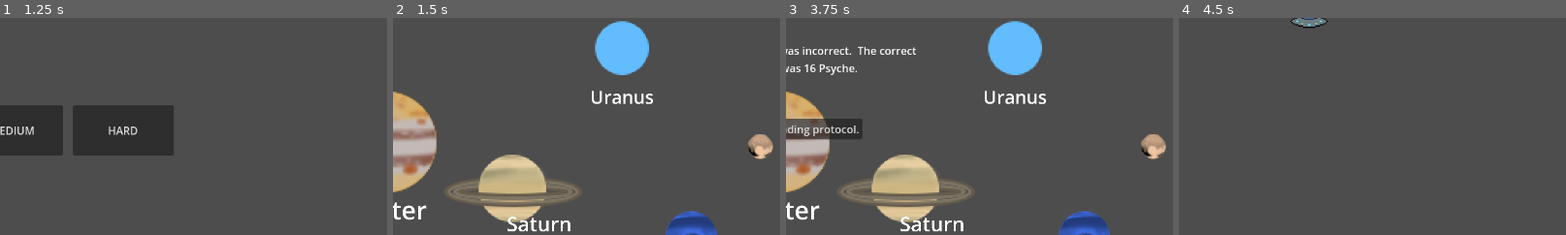
Above: before the commit, frames 1-4 (left to right).
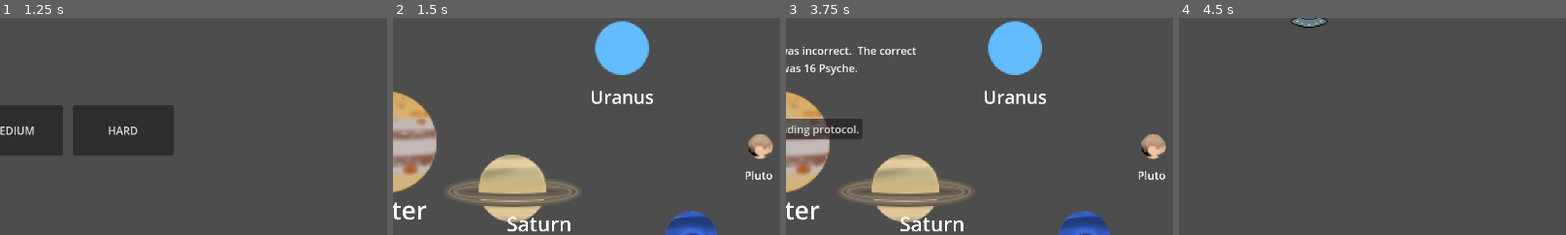
Above: after the commit, the same moments.

Repository: MissionToPsyche-Iridium/iridium_21k_web_game-byu-i
Game: Godot game, scene res://main.tscn
The game is run twice, just before and just after one commit, with the same random seed, the same clock (stepped at 60 frames per second) and the same inputs.
Inputs (mouse positions are % of the whole screen's width and height, from its top left):
- Up to frame 1 (1.25 s): click "START" at 0.5 s
- Up to frame 2 (1.5 s): click "EASY" at 1.25 s
- Up to frame 3 (3.75 s): click (6, 4) at 2 s; click (2, 4) at 2.75 s; tap Enter at 3.5 s; move the mouse to (9, 36) at 3.52 s; hold Right (ui_right) from 3.53 s (still down); hold A (A) from 3.53 s (still down); click (9, 36) at 3.67 s
- Up to frame 4 (4.5 s): tap D (D) at 3.8 s; release Right (ui_right) at 4.25 s; release A (A) at 4.25 s; click "Begin landing protocol." at 4.25 s
The pictures show only the part of the screen within x 48-98%, y 23-73%; the shares and areas given below are measured in that part.

Frame 1 is identical in both runs. In frame 2, 0.1% of the frame differs, in the area x 91-98%, y 70-75%; in frame 3, 0.1%; in frame 4, nothing differs.

Commit message:
fixed hard and medium landers
added pluto label
meteors no longer kill landed shuttles

Diff:
--- a/SpaceShuttle/hard_player.gd
+++ b/SpaceShuttle/hard_player.gd
@@ -10,6 +10,7 @@
 var accelerationLeft = .05
 var accelerationRight = .05
 var win = false
+var canBeHit = true
 
 # Called when the node enters the scene tree for the first time.
 func _ready():
@@ -19,53 +20,53 @@
 
 # Called every frame. 'delta' is the elapsed time since the previous frame.
 func _process(delta: float) -> void:
-	ShipVelocity.y += gravity
-	print(rotation_degrees)
-	if Input.is_action_pressed("A") or Input.is_action_pressed("ui_left"):
-		#turn lander left if its not more than 90% to the left
-		if rotation_degrees >= -90:
-			rotation_degrees -= 1
-		#correct for decimal issues
-		if rotation_degrees <= -90:
-			rotation_degrees = -90
-	elif Input.is_action_pressed("D") or Input.is_action_pressed("ui_right"):
-		#turn lander right if its not more than 90% to the right
-		if rotation_degrees <= 90:
-			rotation_degrees += 1
-		#correct for decimal issues
-		if rotation_degrees >= 90:
-			rotation_degrees = 90
-	if Input.is_action_pressed("W") or Input.is_action_pressed("ui_up"):
-			#if rocket is straight up
-			if rotation_degrees == 0:
-				ShipVelocity.y -= thrusterPower
-			#if rocket is right leaning
-			if rotation_degrees > 0:
-				#acelerate it upward proportinal to how upward its facing
-				ShipVelocity.y -= thrusterPower * (.9 - (rotation_degrees*.01))
-				#acelerate it to the right proportinal to how right its facing
-				ShipVelocity.x += thrusterPower * (rotation_degrees*.01)
-			if rotation_degrees < 0:
-				ShipVelocity.y -= thrusterPower * (.9 - (rotation_degrees*.01))
-				ShipVelocity.x += thrusterPower * (rotation_degrees*.01)
-	if ShipVelocity.y > MaxSpeedYPositive:
-		ShipVelocity.y = MaxSpeedYPositive
-	if ShipVelocity.y < MaxSpeedYNegative:
-		ShipVelocity.y = MaxSpeedYNegative
-	if ShipVelocity.x> MaxSpeedXPositive:
-		ShipVelocity.x= MaxSpeedXPositive
-	if ShipVelocity.x< MaxSpeedXNegative:
-		ShipVelocity.x= MaxSpeedXNegative
-	if ShipVelocity.x < 0 and position.x < 27:
-		ShipVelocity.x = 0
-	if ShipVelocity.x > 0 and position.x > 1124:
-		ShipVelocity.x = 0
-	if ShipVelocity.y < 0 and position.y <= 20:
-		ShipVelocity.y = 0
-	position.x += ShipVelocity.x
-	position.y += ShipVelocity.y
-
-	if position.y >= 650:
+	if win == false:
+		ShipVelocity.y += gravity
+		print(rotation_degrees)
+		if Input.is_action_pressed("A") or Input.is_action_pressed("ui_left"):
+			#turn lander left if its not more than 90% to the left
+			if rotation_degrees >= -90:
+				rotation_degrees -= 1
+			#correct for decimal issues
+			if rotation_degrees <= -90:
+				rotation_degrees = -90
+		elif Input.is_action_pressed("D") or Input.is_action_pressed("ui_right"):
+			#turn lander right if its not more than 90% to the right
+			if rotation_degrees <= 90:
+				rotation_degrees += 1
+			#correct for decimal issues
+			if rotation_degrees >= 90:
+				rotation_degrees = 90
+		if Input.is_action_pressed("W") or Input.is_action_pressed("ui_up"):
+				#if rocket is straight up
+				if rotation_degrees == 0:
+					ShipVelocity.y -= thrusterPower
+				#if rocket is right leaning
+				if rotation_degrees > 0:
+					#acelerate it upward proportinal to how upward its facing
+					ShipVelocity.y -= thrusterPower * (.9 - (rotation_degrees*.01))
+					#acelerate it to the right proportinal to how right its facing
+					ShipVelocity.x += thrusterPower * (rotation_degrees*.01)
+				if rotation_degrees < 0:
+					ShipVelocity.y -= thrusterPower * (.9 - (rotation_degrees*.01))
+					ShipVelocity.x += thrusterPower * (rotation_degrees*.01)
+		if ShipVelocity.y > MaxSpeedYPositive:
+			ShipVelocity.y = MaxSpeedYPositive
+		if ShipVelocity.y < MaxSpeedYNegative:
+			ShipVelocity.y = MaxSpeedYNegative
+		if ShipVelocity.x> MaxSpeedXPositive:
+			ShipVelocity.x= MaxSpeedXPositive
+		if ShipVelocity.x< MaxSpeedXNegative:
+			ShipVelocity.x= MaxSpeedXNegative
+		if ShipVelocity.x < 0 and position.x < 27:
+			ShipVelocity.x = 0
+		if ShipVelocity.x > 0 and position.x > 1124:
+			ShipVelocity.x = 0
+		if ShipVelocity.y < 0 and position.y <= 20:
+			ShipVelocity.y = 0
+		position.x += ShipVelocity.x
+		position.y += ShipVelocity.y
+	elif position.y >= 650:
 			destroy_rocket("crashLanded")
 	elif win == true:
 		ShipVelocity = 0
@@ -89,12 +90,16 @@
 
 func _on_area_2d_area_entered(area: Area2D):
 	if area.get_name() == "lander_box":
+		canBeHit = false
 		landed_rocket()
 		print("landed")
 	elif area.get_name() == "planet_area":
 		pass
 	elif area.get_name() == "Meteorite_Area":
-		destroy_rocket("hitMeteor")
+		if canBeHit == true:
+			destroy_rocket("hitMeteor")
+		else:
+			pass
 	else:
 		destroy_rocket("crashLanded")
 	pass # Replace with function body.
--- a/SpaceShuttle/hard_player.tscn
+++ b/SpaceShuttle/hard_player.tscn
@@ -25,3 +25,5 @@
 position = Vector2(-0.5, -1.43051e-06)
 scale = Vector2(0.175, 0.175)
 shape = SubResource("RectangleShape2D_mtdiq")
+
+[connection signal="area_entered" from="Area2D" to="." method="_on_area_2d_area_entered"]
--- a/SpaceShuttle/planets.tscn
+++ b/SpaceShuttle/planets.tscn
@@ -277,3 +277,18 @@
 
 [node name="CollisionShape2D" type="CollisionShape2D" parent="pluto/planet_area"]
 shape = SubResource("CircleShape2D_2edol")
+
+[node name="Name" type="Label" parent="pluto"]
+anchors_preset = 7
+anchor_left = 0.5
+anchor_top = 1.0
+anchor_right = 0.5
+anchor_bottom = 1.0
+offset_left = -538.182
+offset_top = -358.182
+offset_right = -102.182
+offset_bottom = -153.182
+grow_horizontal = 2
+grow_vertical = 0
+theme_override_font_sizes/font_size = 150
+text = "Pluto"
--- a/SpaceShuttle/player.gd
+++ b/SpaceShuttle/player.gd
@@ -9,6 +9,7 @@
 var accelerationLeft = .05
 var accelerationRight = .05
 var win = false
+var canBeHit = true
 
 # Called when the node enters the scene tree for the first time.
 func _ready():
@@ -67,14 +68,18 @@
 	##ShipVelocity.y = 0
 	#pass
 
-func _on_area_2d_area_entered(area: Area2D):
+func _on_easy_area_2d_area_entered(area: Area2D):
 	if area.get_name() == "lander_box":
+		canBeHit = false
 		landed_rocket()
 		print("landed")
 	elif area.get_name() == "planet_area":
 		pass
 	elif area.get_name() == "Meteorite_Area":
-		destroy_rocket("hitMeteor")
+		if canBeHit == true:
+			destroy_rocket("hitMeteor")
+		else:
+			pass
 	else:
 		destroy_rocket("crashLanded")
 	pass # Replace with function body.
--- a/SpaceShuttle/player.tscn
+++ b/SpaceShuttle/player.tscn
@@ -30,4 +30,4 @@
 position = Vector2(0, 6)
 shape = SubResource("RectangleShape2D_xe255")
 
-[connection signal="area_entered" from="Area2D" to="." method="_on_area_2d_area_entered"]
+[connection signal="area_entered" from="Area2D" to="." method="_on_easy_area_2d_area_entered"]
Not shown: 1 places in SpaceShuttle/start.tscn that only renumber resources
